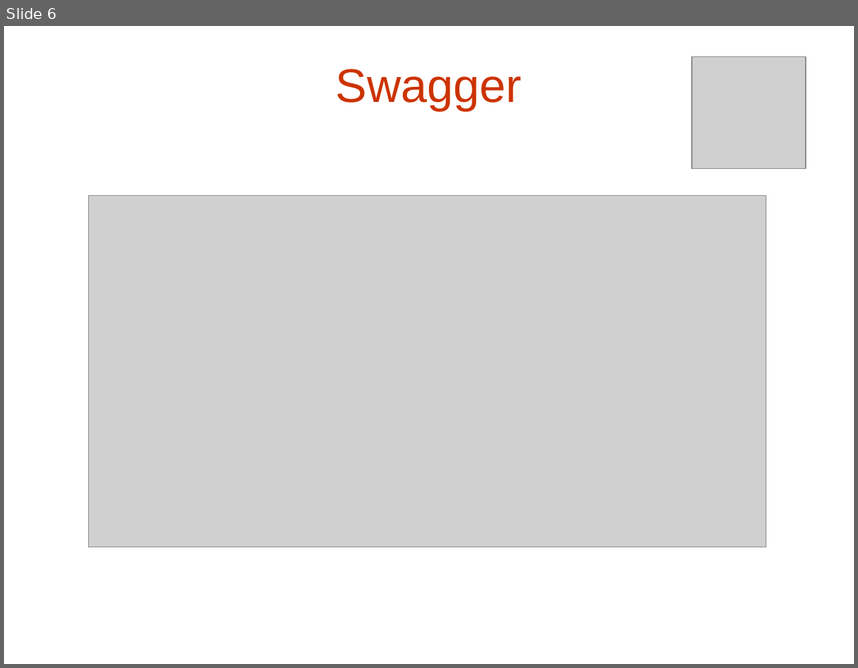
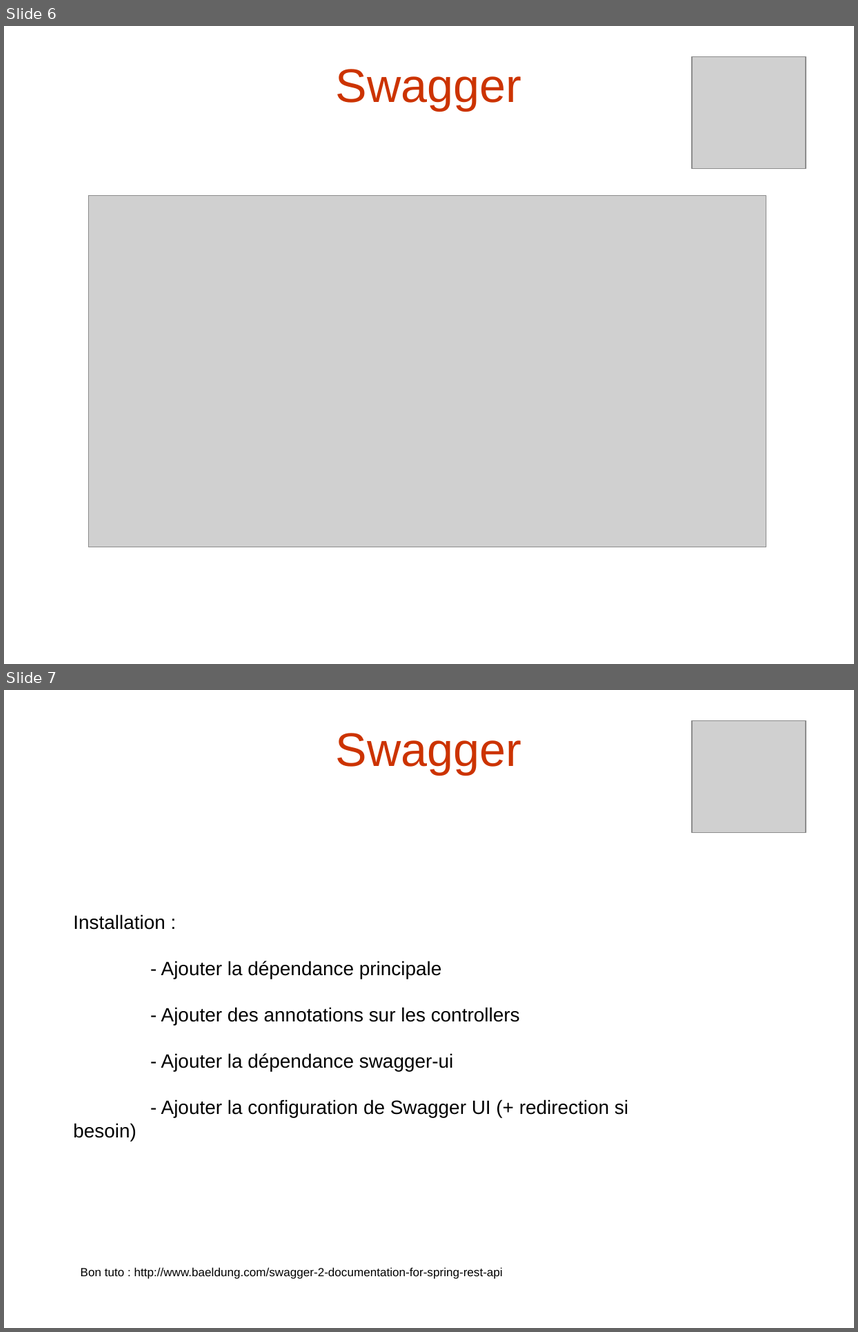
Before and after one commit to RDecreuse/btl-marketplace, a slide deck: src/main/resources/prez.pptx. Shown one above the other, each under a label of ours: slide 6 before the commit, slides 6 and 7 after it. The pictures are 858x668 and 858x1332 pixels, drawn with LibreOffice and Linux fonts; fonts in the diff are those of the drawing; grey boxes stand for pictures. Boxes give left, top, right and bottom in pixels: in the first picture for what was removed or moved away, otherwise in the second. Text is boxed around its words. In the diff, an @@ line names an element or a change of style, - is before the commit and + after.

```diff
--- a/src/main/resources/prez.pptx
+++ b/src/main/resources/prez.pptx
@@ slide 7 added at bbox=[4, 690, 854, 1328], background #FFFFFF @@
@@ picture added at bbox=[692, 721, 806, 833] @@
@@ text added at bbox=[336, 733, 522, 775], 44 pt, text #CC3300 @@
+Swagger
@@ text added at bbox=[73, 914, 628, 1141], 18 pt, text #000000 @@
+Installation :
+- Ajouter la dépendance principale
+- Ajouter des annotations sur les controllers
+- Ajouter la dépendance swagger-ui
+- Ajouter la configuration de Swagger UI (+ redirection si besoin)
@@ text added at bbox=[81, 1267, 503, 1279], 11 pt, text #000000 @@
+Bon tuto : http://www.baeldung.com/swagger-2-documentation-for-spring-rest-api
```
Also in this commit, not shown: 1 slide changed, 2 other slides added.
